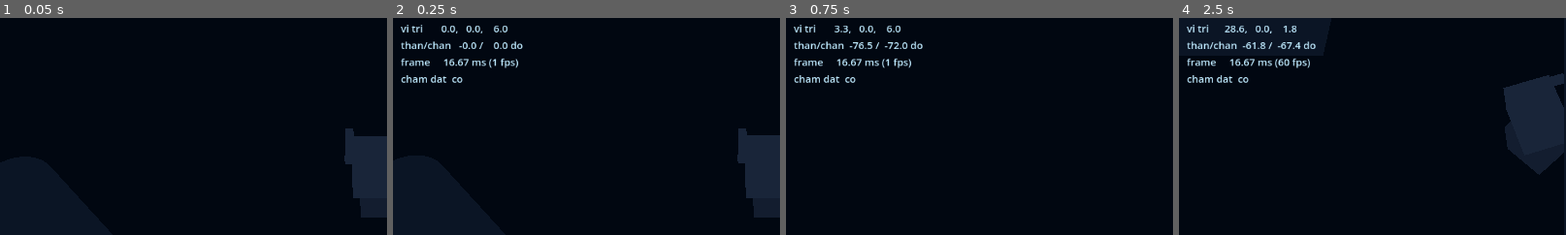
Above: before the commit, frames 1-4 (left to right).
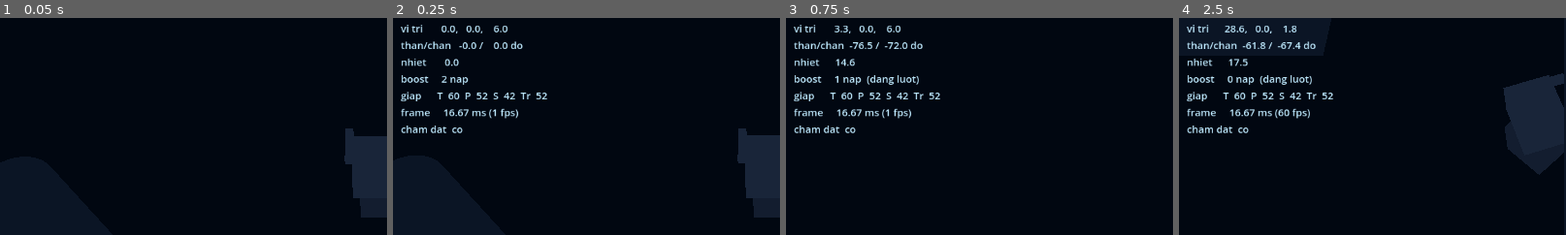
Above: after the commit, the same moments.

Repository: dat-j/AlienShooter
Game: Godot game, scene res://scenes/main/test_arena.tscn
Two runs of this game, one before a commit and one after it. Both use one fixed random seed, a clock stepped at 60 frames per second and the inputs below.
Inputs (mouse positions are % of the whole screen's width and height, from its top left):
- Up to frame 1 (0.05 s): no input
- Up to frame 2 (0.25 s): no input
- Up to frame 3 (0.75 s): tap Enter at 0.5 s; move the mouse to (72, 45) at 0.52 s; hold D (move_right) from 0.53 s (still down); tap Space (boost) at 0.6 s; click (72, 45) at 0.67 s
- Up to frame 4 (2.5 s): release D (move_right) at 1.25 s; drag from (30, 55) to (45, 70) at 1.27 s; move the mouse to (60, 28) at 2.02 s; hold D (move_right) from 2.03 s (still down); click (60, 28) at 2.1 s; tap Space (boost) at 2.3 s
The pictures show only the part of the screen within x 0-50%, y 9-59%; the shares and areas given below are measured in that part.

Frame 1 is identical in both runs. In frame 2, 2.2% of the frame differs, in the area x 2-40%, y 18-54%; in frame 3, 2.5%; in frame 4, 2.6%.

Commit message:
T-208: ba khung mech VESPA-L, RONIN-M, ATLAS-H
Số liệu theo GDD §5; đổi chassis lúc chạy cấu hình lại cả ba component. Bảng
debug sân tập hiện thêm nhiệt, số nạp Boost và bốn mảng giáp.

Co-Authored-By: Claude Opus 5 <noreply@anthropic.com>

Diff:
--- /dev/null
+++ b/data/chassis/chs_atlas_h.tres
@@ -0,0 +1,24 @@
+[gd_resource type="Resource" script_class="ChassisData" load_steps=2 format=3]
+
+[ext_resource type="Script" path="res://src/resources/chassis_data.gd" id="1"]
+
+[resource]
+script = ExtResource("1")
+id = &"chs_atlas_h"
+display_name_key = "chassis.chs_atlas_h.name"
+unlock_chapter = 4
+module_slots = 3
+core_hp = 145.0
+armor_front = 95.0
+armor_side = 80.0
+armor_rear = 66.0
+move_speed = 4.4
+leg_turn_speed_degrees = 330.0
+heat_capacity = 125.0
+heat_dissipation = 9.0
+boost_charges = 2
+boost_recharge_seconds = 4.6
+boost_skips_iframe_cooldown = false
+loot_radius_bonus_percent = 0.0
+knockback_immune = true
+explosive_damage_taken_multiplier = 0.8
--- /dev/null
+++ b/data/chassis/chs_vespa_l.tres
@@ -0,0 +1,24 @@
+[gd_resource type="Resource" script_class="ChassisData" load_steps=2 format=3]
+
+[ext_resource type="Script" path="res://src/resources/chassis_data.gd" id="1"]
+
+[resource]
+script = ExtResource("1")
+id = &"chs_vespa_l"
+display_name_key = "chassis.chs_vespa_l.name"
+unlock_chapter = 1
+module_slots = 2
+core_hp = 80.0
+armor_front = 45.0
+armor_side = 38.0
+armor_rear = 30.0
+move_speed = 7.6
+leg_turn_speed_degrees = 620.0
+heat_capacity = 85.0
+heat_dissipation = 15.0
+boost_charges = 3
+boost_recharge_seconds = 2.8
+boost_skips_iframe_cooldown = true
+loot_radius_bonus_percent = 0.0
+knockback_immune = false
+explosive_damage_taken_multiplier = 1.0
--- a/src/ui/debug_stats_panel.gd
+++ b/src/ui/debug_stats_panel.gd
@@ -39,6 +39,27 @@
         "than/chan %6.1f / %6.1f do" % [
             rad_to_deg(mech.torso_pivot.rotation.y), rad_to_deg(mech.legs_pivot.rotation.y)
         ],
+        "nhiet     %5.1f %s" % [mech.heat_component.get_heat(), _heat_flag(mech.heat_component)],
+        "boost     %d nap%s" % [
+            mech.boost_component.get_charges(),
+            "  (dang luot)" if mech.boost_component.is_dashing() else ""
+        ],
+        "giap      T %3.0f  P %3.0f  S %3.0f  Tr %3.0f" % [
+            mech.armor_component.get_plate(ArmorComponent.Zone.FRONT),
+            mech.armor_component.get_plate(ArmorComponent.Zone.RIGHT),
+            mech.armor_component.get_plate(ArmorComponent.Zone.REAR),
+            mech.armor_component.get_plate(ArmorComponent.Zone.LEFT),
+        ],
         "frame     %5.2f ms (%d fps)" % [delta * 1000.0, Engine.get_frames_per_second()],
         "cham dat  %s" % ("co" if mech.is_on_floor() else "khong"),
     ])
+
+
+static func _heat_flag(heat: HeatComponent) -> String:
+    if heat.is_overheated():
+        return "QUA NHIET"
+    if heat.is_venting():
+        return "dang xa %.0f%%" % (heat.get_vent_progress() * 100.0)
+    if heat.get_vent_cooldown_remaining() > 0.0:
+        return "xa hoi %.1fs" % heat.get_vent_cooldown_remaining()
+    return ""
--- /dev/null
+++ b/tests/test_boost_and_armor.gd
@@ -0,0 +1,233 @@
+extends GutTest
+
+## T-205 · T-206 · T-208 — Boost, bốn vùng giáp, và ba khung mech.
+## Số liệu theo docs/01-GDD.md §3, §4, §5.
+
+const MECH_SCENE: PackedScene = preload("res://scenes/player/mech.tscn")
+const ARENA_SCENE: PackedScene = preload("res://scenes/main/test_arena.tscn")
+
+var _chassis: ChassisData
+
+
+func before_each() -> void:
+    _chassis = load("res://data/chassis/chs_ronin_m.tres") as ChassisData
+
+
+func _make_boost() -> BoostComponent:
+    var boost := BoostComponent.new()
+    boost.chassis_data = _chassis
+    add_child_autofree(boost)
+    return boost
+
+
+func _make_heat() -> HeatComponent:
+    var heat := HeatComponent.new()
+    heat.chassis_data = _chassis
+    add_child_autofree(heat)
+    return heat
+
+
+func _make_armor() -> ArmorComponent:
+    var armor := ArmorComponent.new()
+    armor.chassis_data = _chassis
+    add_child_autofree(armor)
+    return armor
+
+
+# --- T-205: Boost -------------------------------------------------------
+
+func test_dash_covers_seven_metres_in_zero_point_one_eight_seconds() -> void:
+    var boost := _make_boost()
+    assert_true(boost.try_start(Vector3.FORWARD, null, Vector3.ZERO))
+    assert_almost_eq(boost.get_dash_velocity().length(), 7.0 / 0.18, 0.01,
+        "7.0m trong 0.18s")
+
+
+func test_iframe_window_is_zero_point_one_two_in_the_middle() -> void:
+    var boost := _make_boost()
+    boost.try_start(Vector3.FORWARD, null, Vector3.ZERO)
+    boost.update(0.02, Vector3.ZERO, true)
+    assert_false(boost.is_invulnerable(), "đầu cú lướt chưa bất tử")
+    boost.update(0.05, Vector3.ZERO, true)
+    assert_true(boost.is_invulnerable(), "giữa cú lướt phải có i-frame")
+    boost.update(0.09, Vector3.ZERO, true)
+    assert_false(boost.is_invulnerable(), "cuối cú lướt hết bất tử")
+
+
+func test_boost_costs_fifteen_heat() -> void:
+    var boost := _make_boost()
+    var heat := _make_heat()
+    boost.try_start(Vector3.FORWARD, heat, Vector3.ZERO)
+    assert_eq(heat.get_heat(), 15.0, "mỗi lần Boost tốn 15 nhiệt")
+
+
+func test_charges_come_from_chassis_and_recharge_over_time() -> void:
+    var boost := _make_boost()
+    assert_eq(boost.get_charges(), 2, "RONIN-M có 2 lần nạp")
+    boost.try_start(Vector3.FORWARD, null, Vector3.ZERO)
+    boost.try_start(Vector3.FORWARD, null, Vector3.ZERO)
+    assert_eq(boost.get_charges(), 1, "đang lướt thì không bắt đầu cú lướt thứ hai")
+    boost.update(0.2, Vector3.ZERO, true)
+    boost.try_start(Vector3.FORWARD, null, Vector3.ZERO)
+    assert_eq(boost.get_charges(), 0)
+    assert_false(boost.try_start(Vector3.FORWARD, null, Vector3.ZERO), "hết nạp thì không lướt được")
+    boost.update(0.2, Vector3.ZERO, true)
+    boost.update(3.5, Vector3.ZERO, true)
+    assert_eq(boost.get_charges(), 1, "3.5s nạp lại một lần")
+
+
+func test_no_recharge_while_overheated() -> void:
+    var boost := _make_boost()
+    boost.try_start(Vector3.FORWARD, null, Vector3.ZERO)
+    boost.update(0.2, Vector3.ZERO, false)
+    boost.update(5.0, Vector3.ZERO, false)
+    assert_eq(boost.get_charges(), 1, "quá nhiệt thì không nạp lại Boost")
+
+
+func test_boost_blocked_while_overheated_or_venting() -> void:
+    var boost := _make_boost()
+    var heat := _make_heat()
+    heat.add_heat(100.0)
+    assert_false(boost.try_start(Vector3.FORWARD, heat, Vector3.ZERO), "quá nhiệt thì không Boost")
+    heat.tick(3.1)
+    heat.update_vent(true, 0.2)
+    assert_false(boost.try_start(Vector3.FORWARD, heat, Vector3.ZERO), "đang xả nhiệt thì không Boost")
+
+
+func test_dash_damages_swarm_units_it_passes_through() -> void:
+    var boost := _make_boost()
+    var swarm: SwarmManager = add_child_autofree(SwarmManager.new()) as SwarmManager
+    var victim: int = swarm.spawn(Vector3(0.0, 0.0, -3.0), Vector3.ZERO, 18.0, 0)
+    var bystander: int = swarm.spawn(Vector3(9.0, 0.0, 0.0), Vector3.ZERO, 18.0, 0)
+    boost.swarm_manager = swarm
+    boost.try_start(Vector3.FORWARD, null, Vector3.ZERO)
+    boost.update(0.2, Vector3(0.0, 0.0, -7.0), true)
+    assert_almost_eq(swarm._healths[swarm._index_by_id[victim]], 6.0, 0.01,
+        "lướt xuyên qua swarm gây 12 sát thương va chạm")
+    assert_almost_eq(swarm._healths[swarm._index_by_id[bystander]], 18.0, 0.01,
+        "con đứng ngoài đường lướt không bị gì")
+
+
+func test_dash_cannot_pass_through_a_wall() -> void:
+    var arena := add_child_autofree(ARENA_SCENE.instantiate()) as Node3D
+    var mech := arena.get_node("Mech") as MechController
+    mech.global_position = Vector3(0.0, 0.1, 26.0)   # sát tường Nam (z = 30)
+    assert_true(mech.try_boost_in_direction(Vector3.BACK))
+    for _i: int in range(12):
+        mech.apply_movement(Vector2.ZERO, 0.02)
+        mech.boost_component.update(0.02, mech.global_position, true)
+    assert_lt(mech.global_position.z, 30.0, "cú lướt không được xuyên tường")
+
+
+# --- T-206: bốn vùng giáp -----------------------------------------------
+
+func _transform_facing_forward() -> Transform3D:
+    return Transform3D.IDENTITY   # −Z là hướng trước
+
+
+func test_zone_is_chosen_by_angle_to_source() -> void:
+    var origin := _transform_facing_forward()
+    assert_eq(ArmorComponent.zone_for_source(origin, Vector3(0.0, 0.0, -5.0)), ArmorComponent.Zone.FRONT)
+    assert_eq(ArmorComponent.zone_for_source(origin, Vector3(0.0, 0.0, 5.0)), ArmorComponent.Zone.REAR)
+    assert_eq(ArmorComponent.zone_for_source(origin, Vector3(5.0, 0.0, 0.0)), ArmorComponent.Zone.RIGHT)
+    assert_eq(ArmorComponent.zone_for_source(origin, Vector3(-5.0, 0.0, 0.0)), ArmorComponent.Zone.LEFT)
+
+
+func test_exact_forty_five_degrees_counts_as_front() -> void:
+    var origin := _transform_facing_forward()
+    var right_edge := Vector3(5.0, 0.0, -5.0)     # đúng 45° về bên phải
+    var left_edge := Vector3(-5.0, 0.0, -5.0)
+    assert_eq(ArmorComponent.zone_for_source(origin, right_edge), ArmorComponent.Zone.FRONT,
+        "biên đúng 45° tính là TRƯỚC")
+    assert_eq(ArmorComponent.zone_for_source(origin, left_edge), ArmorComponent.Zone.FRONT)
+
+
+func test_zone_follows_mech_rotation() -> void:
+    var turned := Transform3D(Basis(Vector3.UP, deg_to_rad(180.0)), Vector3.ZERO)
+    assert_eq(ArmorComponent.zone_for_source(turned, Vector3(0.0, 0.0, -5.0)), ArmorComponent.Zone.REAR,
+        "xoay 180° thì nguồn ở −Z thành phía sau")
+
+
+func test_plate_absorbs_until_it_breaks() -> void:
+    var armor := _make_armor()
+    watch_signals(armor)
+    assert_eq(armor.get_plate(ArmorComponent.Zone.FRONT), 60.0, "giáp trước RONIN-M là 60")
+    var to_core: float = armor.absorb(20.0, ArmorComponent.Zone.FRONT)
+    assert_eq(to_core, 0.0, "giáp còn thì Core không nhận gì")
+    assert_eq(armor.get_plate(ArmorComponent.Zone.FRONT), 40.0)
+    to_core = armor.absorb(50.0, ArmorComponent.Zone.FRONT)
+    assert_almost_eq(to_core, 10.0, 0.001, "phần tràn của cú đánh làm vỡ mảng đi vào Core ×1.0")
+    assert_true(armor.is_broken(ArmorComponent.Zone.FRONT))
+    assert_signal_emitted_with_parameters(armor, "plate_broken", [ArmorComponent.Zone.FRONT])
+
+
+func test_broken_zone_multiplies_core_damage_by_one_point_four() -> void:
+    var armor := _make_armor()
+    armor.absorb(60.0, ArmorComponent.Zone.REAR)      # giáp sau 42 → vỡ
+    var to_core: float = armor.absorb(10.0, ArmorComponent.Zone.REAR)
+    assert_almost_eq(to_core, 14.0, 0.001, "vùng đã vỡ nhân ×1.4 vào Core")
+
+
+func test_zones_are_independent() -> void:
+    var armor := _make_armor()
+    armor.absorb(100.0, ArmorComponent.Zone.LEFT)
+    assert_true(armor.is_broken(ArmorComponent.Zone.LEFT))
+    assert_false(armor.is_broken(ArmorComponent.Zone.RIGHT), "vỡ trái không ảnh hưởng phải")
+    assert_eq(armor.get_plate(ArmorComponent.Zone.RIGHT), 52.0)
+
+
+func test_repair_restores_up_to_maximum() -> void:
+    var armor := _make_armor()
+    armor.absorb(30.0, ArmorComponent.Zone.FRONT)
+    armor.repair(ArmorComponent.Zone.FRONT, 100.0)
+    assert_eq(armor.get_plate(ArmorComponent.Zone.FRONT), 60.0, "không hồi quá mức tối đa")
+
+
+# --- T-208: ba khung mech -----------------------------------------------
+
+func test_three_chassis_match_gdd_table() -> void:
+    var expected: Dictionary = {
+        "chs_vespa_l": [80.0, 45.0, 38.0, 30.0, 7.6, 620.0, 85.0, 15.0, 3, 2.8, 2],
+        "chs_ronin_m": [100.0, 60.0, 52.0, 42.0, 6.0, 480.0, 100.0, 12.0, 2, 3.5, 2],
+        "chs_atlas_h": [145.0, 95.0, 80.0, 66.0, 4.4, 330.0, 125.0, 9.0, 2, 4.6, 3],
+    }
+    for id: String in expected.keys():
+        var data: ChassisData = load("res://data/chassis/%s.tres" % id) as ChassisData
+        assert_not_null(data, "phải có %s.tres" % id)
+        var row: Array = expected[id]
+        assert_eq(data.core_hp, row[0], "%s: Core HP" % id)
+        assert_eq(data.armor_front, row[1], "%s: giáp trước" % id)
+        assert_eq(data.armor_side, row[2], "%s: giáp hông" % id)
+        assert_eq(data.armor_rear, row[3], "%s: giáp sau" % id)
+        assert_eq(data.move_speed, row[4], "%s: tốc độ" % id)
+        assert_eq(data.leg_turn_speed_degrees, row[5], "%s: xoay chân" % id)
+        assert_eq(data.heat_capacity, row[6], "%s: sức chứa nhiệt" % id)
+        assert_eq(data.heat_dissipation, row[7], "%s: tản nhiệt" % id)
+        assert_eq(data.boost_charges, row[8], "%s: số lần nạp Boost" % id)
+        assert_eq(data.boost_recharge_seconds, row[9], "%s: hồi chiêu Boost" % id)
+        assert_eq(data.module_slots, row[10], "%s: ô module" % id)
+
+
+func test_rear_armor_is_at_least_thirty_percent_below_front() -> void:
+    for id: String in ["chs_vespa_l", "chs_ronin_m", "chs_atlas_h"]:
+        var data: ChassisData = load("res://data/chassis/%s.tres" % id) as ChassisData
+        assert_lte(data.armor_rear, data.armor_front * 0.7 + 0.001,
+            "%s: giáp sau phải thấp hơn giáp trước ít nhất 30%%" % id)
+
+
+func test_chassis_traits_are_distinct() -> void:
+    var vespa: ChassisData = load("res://data/chassis/chs_vespa_l.tres") as ChassisData
+    var atlas: ChassisData = load("res://data/chassis/chs_atlas_h.tres") as ChassisData
+    assert_true(vespa.boost_skips_iframe_cooldown, "VESPA-L: Boost không tốn i-frame cooldown")
+    assert_true(atlas.knockback_immune, "ATLAS-H: miễn nhiễm knockback")
+    assert_almost_eq(atlas.explosive_damage_taken_multiplier, 0.8, 0.001, "ATLAS-H: −20% sát thương nổ")
+
+
+func test_switching_chassis_reconfigures_every_component() -> void:
+    var mech := add_child_autofree(MECH_SCENE.instantiate()) as MechController
+    mech.set_chassis(load("res://data/chassis/chs_atlas_h.tres") as ChassisData)
+    assert_eq(mech.armor_component.get_plate(ArmorComponent.Zone.FRONT), 95.0, "giáp đổi theo chassis")
+    assert_eq(mech.boost_component.get_charges(), 2)
+    mech.set_chassis(load("res://data/chassis/chs_vespa_l.tres") as ChassisData)
+    assert_eq(mech.boost_component.get_charges(), 3, "VESPA-L có 3 lần nạp Boost")
+    assert_eq(mech.heat_component.chassis_data.heat_capacity, 85.0)
Not shown, added: tests/test_boost_and_armor.gd.uid
